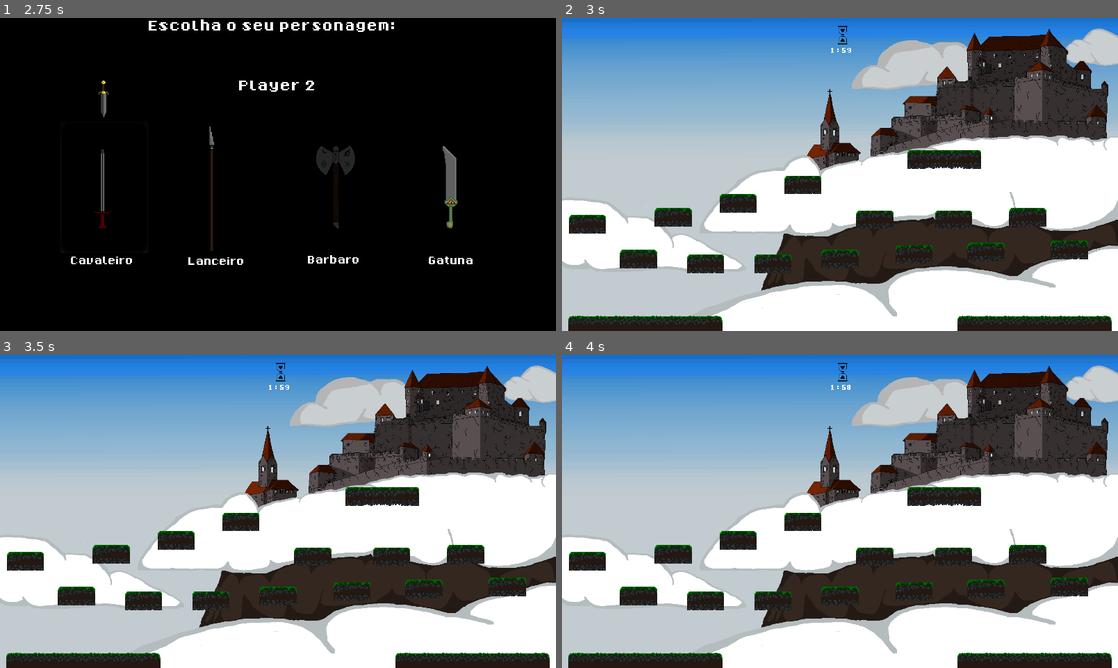
Above: before the commit, frames 1-4 (two rows, left to right).
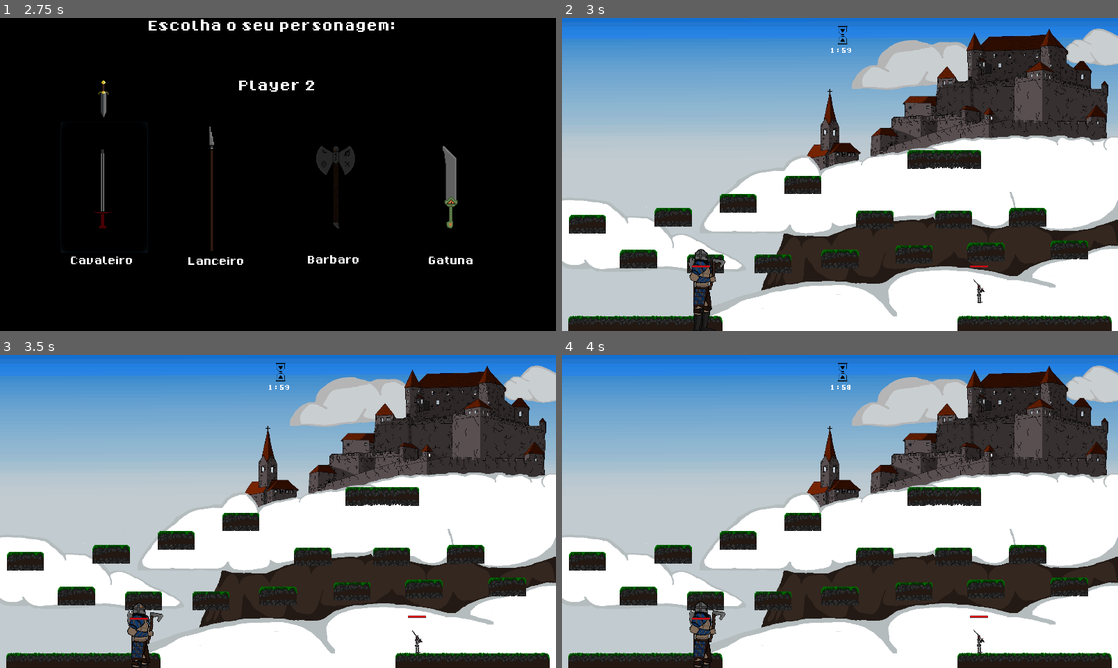
Above: after the commit, the same moments.

Repository: nicoletti-edu/Castle-Raiders
Game: Godot game, scene res://Intro.tscn
Two runs of this game, one before a commit and one after it. Both use one fixed random seed, a clock stepped at 60 frames per second and the inputs below.
Inputs:
- Up to frame 1 (2.75 s): click "Continuar" at 0.5 s; click "Jogar" at 1.25 s; click "Barbaro" at 2 s
- Up to frame 2 (3 s): click "Cavaleiro" at 2.75 s
- Up to frame 3 (3.5 s): no input
- Up to frame 4 (4 s): tap Enter (P2 dash) at 3.5 s; hold D (P1 right) from 3.53 s (still down); hold H (P1 attack) from 3.53 s (still down); tap W (P1 up) at 3.77 s

Frame 1 is identical in both runs. In frame 2, 0.8% of the frame differs, in the area x 22-77%, y 73-100%; in frame 3, 0.7%; in frame 4, 0.8%.
Error before the commit: Parse Error: Can't preload resource at path: res://Lanceiro.tscn (res://Game.gd:8)
Error after the commit: Invalid type in function 'is_action_pressed' in base 'InputDefault'. Cannot convert argument 1 from Nil to String. (res://Personage.gd:67)

Commit message:
fix

Diff:
--- a/Game.gd
+++ b/Game.gd
@@ -6,7 +6,8 @@
 	var player_vars = get_node("/root/PlayerVariables")
 	var cavaleiro = preload("res://Cavaleiro.tscn")
 	var lanceiro = preload("res://Lanceiro.tscn")
-	#var ladina = preload("res://")
+	var ladina = preload("res://Ladina.tscn")
+	var barbaro = preload("res://Barbaro.tscn")
 
 	var characterOne = player_vars.playerOneChar
 	var characterTwo = player_vars.playerTwoChar
@@ -22,7 +23,9 @@
 			lanc.position = $PlayerOneSpawn.position
 			self.add_child(lanc)
 		3:
-			print("Barbaro")
+			var barb = barbaro.instance()
+			barb.position = $PlayerOneSpawn.position
+			self.add_child(barb)
 		4:
 			print("Ladina")
 
--- a/Lanceiro.tscn
+++ b/Lanceiro.tscn
@@ -1,23 +1,39 @@
 [gd_scene load_steps=21 format=2]
 
 [ext_resource path="res://Personage.tscn" type="PackedScene" id=1]
-[ext_resource path="res://Resources/Images/animação lanceiro /idle/idle5.png" type="Texture" id=2]
+[ext_resource path="res://Resources/Images/animação lanceiro/idle/idle5.png" type="Texture" id=2]
 [ext_resource path="res://Lanceiro.gd" type="Script" id=3]
-[ext_resource path="res://Resources/Images/animação lanceiro /idle/idle6.png" type="Texture" id=4]
-[ext_resource path="res://Resources/Images/animação lanceiro /idle/idle3.png" type="Texture" id=5]
-[ext_resource path="res://Resources/Images/animação lanceiro /idle/idle1.png" type="Texture" id=6]
-[ext_resource path="res://Resources/Images/animação lanceiro /corrida/corrida3.png" type="Texture" id=7]
-[ext_resource path="res://Resources/Images/animação lanceiro /corrida/corrida4.png" type="Texture" id=8]
-[ext_resource path="res://Resources/Images/animação lanceiro /idle/idle2.png" type="Texture" id=9]
-[ext_resource path="res://Resources/Images/animação lanceiro /corrida/corrida2.png" type="Texture" id=10]
-[ext_resource path="res://Resources/Images/animação lanceiro /corrida/corrida7.png" type="Texture" id=11]
-[ext_resource path="res://Resources/Images/animação lanceiro /corrida/corrida6.png" type="Texture" id=12]
-[ext_resource path="res://Resources/Images/animação lanceiro /corrida/corrida5.png" type="Texture" id=13]
-[ext_resource path="res://Resources/Images/animação lanceiro /idle/idle4.png" type="Texture" id=14]
-[ext_resource path="res://Resources/Images/animação lanceiro /ataque 1/ataque2.png" type="Texture" id=15]
-[ext_resource path="res://Resources/Images/animação lanceiro /ataque 1/ataque3.png" type="Texture" id=16]
-[ext_resource path="res://Resources/Images/animação lanceiro /ataque 1/ataque1.png" type="Texture" id=17]
-[ext_resource path="res://Resources/Images/animação lanceiro /ataque 1/ataque4.png" type="Texture" id=18]
+[ext_resource path="res://Resources/Images/animação lanceiro/idle/idle6.png" type="Texture" id=4]
+[ext_resource path="res://Resources/Images/animação lanceiro/idle/idle3.png" type="Texture" id=5]
+[ext_resource path="res://Resources/Images/animação lanceiro/idle/idle1.png" type="Texture" id=6]
+[ext_resource path="res://Resources/Images/animação lanceiro/corrida/corrida3.png" type="Texture" id=7]
+[ext_resource path="res://Resources/Images/animação lanceiro/corrida/corrida4.png" type="Texture" id=8]
+[ext_resource path="res://Resources/Images/animação lanceiro/idle/idle2.png" type="Texture" id=9]
+[ext_resource path="res://Resources/Images/animação lanceiro/corrida/corrida2.png" type="Texture" id=10]
+[ext_resource path="res://Resources/Images/animação lanceiro/corrida/corrida7.png" type="Texture" id=11]
+[ext_resource path="res://Resources/Images/animação lanceiro/corrida/corrida6.png" type="Texture" id=12]
+[ext_resource path="res://Resources/Images/animação lanceiro/corrida/corrida5.png" type="Texture" id=13]
+[ext_resource path="res://Resources/Images/animação lanceiro/idle/idle4.png" type="Texture" id=14]
+[ext_resource path="res://Resources/Images/animação lanceiro/ataque 1/ataque2.png" type="Texture" id=15]
+[ext_resource path="res://Resources/Images/animação lanceiro/ataque 1/ataque3.png" type="Texture" id=16]
+[ext_resource path="res://Resources/Images/animação lanceiro/ataque 1/ataque1.png" type="Texture" id=17]
+[ext_resource path="res://Resources/Images/animação lanceiro/ataque 1/ataque4.png" type="Texture" id=18]
+
+
+
+
+
+
+
+
+
+
+
+
+
+
+
+
 
 [sub_resource type="SpriteFrames" id=1]
 animations = [ {
